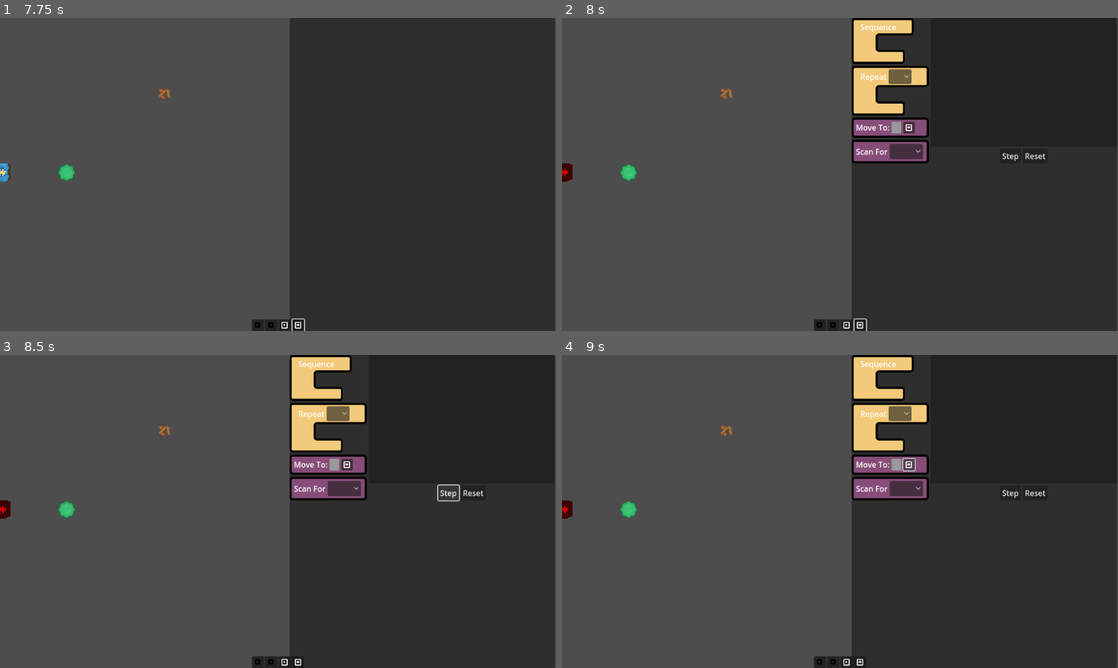
Above: before the commit, frames 1-4 (two rows, left to right).
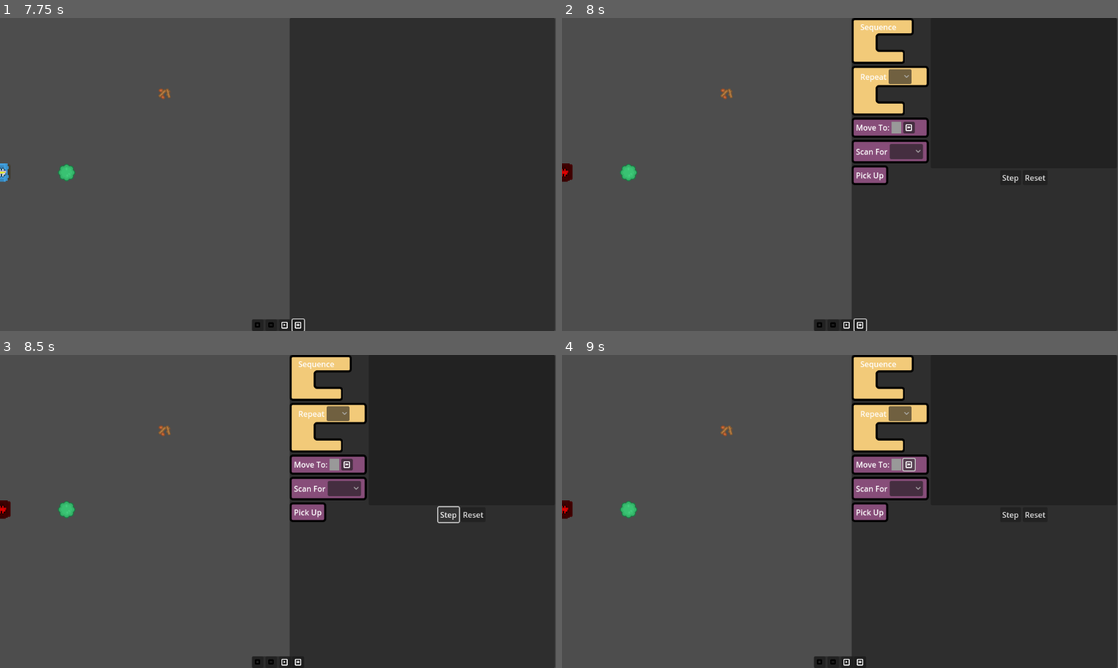
Above: after the commit, the same moments.

Repository: tefla/SpecialCirumstances
Game: Godot game, scene res://Game.tscn
Two runs of this game, one before a commit and one after it. Both use one fixed random seed, a clock stepped at 60 frames per second and the inputs below.
Inputs (mouse positions are in pixels of both pictures, inside the frame that each line leads up to):
- Up to frame 1 (7.75 s): click (255, 324) at 0.5 s; click (255, 324) at 1.25 s; click (283, 324) at 2 s; click (283, 324) at 2.75 s; click (272, 324) at 3.5 s; click (300, 324) at 4.25 s; tap Enter at 5 s; drag from (211, 171) to (66, 61) at 5.02 s; drag from (166, 190) to (66, 61) at 5.77 s; move the mouse to (333, 105) at 6.52 s; hold D (RightKey) 6.53-7.25 s; tap 2 (MouseModeSingle) at 6.6 s; drag from (250, 237) to (5, 171) at 7.27 s
- Up to frame 2 (8 s): no input
- Up to frame 3 (8.5 s): click "Step" at 8 s
- Up to frame 4 (9 s): click (906, 464) at 8.75 s

Frame 1 is identical in both runs. In frame 2, 0.5% of the frame differs, in the area x 52-87%, y 43-54%; in frame 3, 0.7%, in the area x 52-87%, y 41-54%; in frame 4, 0.5%.
Error in both runs: Invalid call. Nonexistent function 'run' in base 'Nil'. (res://Unit/Components/Memory/MemoryUI.gd:8)

Commit message:
moar again!

Diff:
--- /dev/null
+++ b/Map/Stick.gd
@@ -0,0 +1,11 @@
+extends Area2D
+
+var can_pick_up = true
+# Called when the node enters the scene tree for the first time.
+func _ready() -> void:
+	pass # Replace with function body.
+
+
+# Called every frame. 'delta' is the elapsed time since the previous frame.
+func _process(delta: float) -> void:
+	pass
--- a/Map/Stick.tscn
+++ b/Map/Stick.tscn
@@ -1,11 +1,13 @@
-[gd_scene load_steps=3 format=3 uid="uid://cqtt0xk528wed"]
+[gd_scene load_steps=4 format=3 uid="uid://cqtt0xk528wed"]
 
+[ext_resource type="Script" path="res://Map/Stick.gd" id="1_a1bek"]
 [ext_resource type="Texture2D" uid="uid://w7up66nkx83m" path="res://Assets/kenny-assets/Default size/treeBrown_twigs.png" id="1_fh25j"]
 
 [sub_resource type="CircleShape2D" id="CircleShape2D_s6cma"]
 radius = 16.0
 
 [node name="Stick" type="Area2D"]
+script = ExtResource("1_a1bek")
 metadata/type = "Stick"
 
 [node name="CollisionShape2D" type="CollisionShape2D" parent="."]
--- a/Unit/Components/Manipulator/ManipulatorComponent.gd
+++ b/Unit/Components/Manipulator/ManipulatorComponent.gd
@@ -1,4 +1,9 @@
 extends Component
+
+func _init() -> void:
+	features = ComponentFeatures.TASK_PROVIDER
+	tasks = [PickUpTask.new()]
+
 
 @onready var area = $Area2D
 func scan_area():
@@ -6,5 +11,8 @@
 	print("Found following areas", areas)
 	var bodies: Array[Node2D] = area.get_overlapping_bodies()
 	print("Found following bodies", bodies)
-
+	var all_bodies = areas + bodies
+	for body in all_bodies:
+		if body.can_pick_up:
+			print("Yo")
 	return bodies.front()
--- a/Unit/Components/Manipulator/PickUp/PickUpTask.gd
+++ b/Unit/Components/Manipulator/PickUp/PickUpTask.gd
@@ -2,12 +2,12 @@
 class_name PickUpTask
 
 func _init() -> void:
-	name = "Position"
+	name = "Pick Up"
 	block = preload("res://Tasks/Blocks/BlockFunction.tscn")
 	result_type = ResultType.NONE
 
 func run():
 	running()
 	await wait()
-
+	component.scan_area()
 	success()
